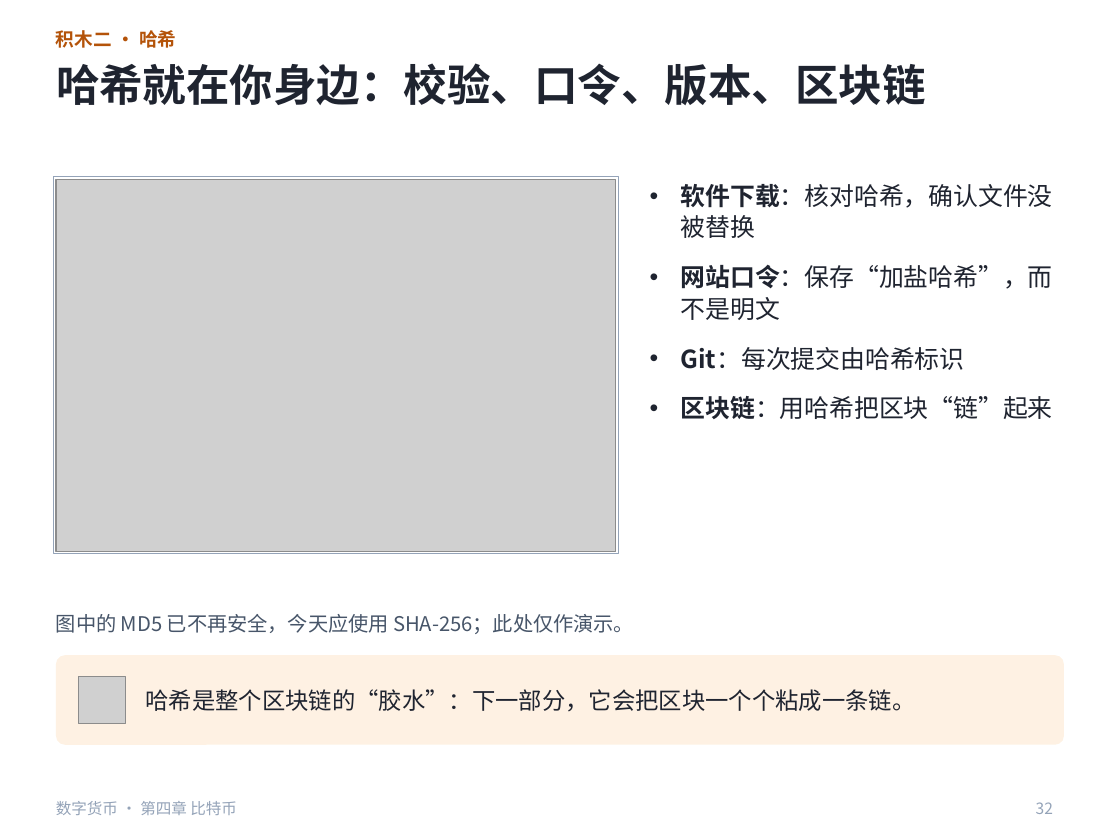
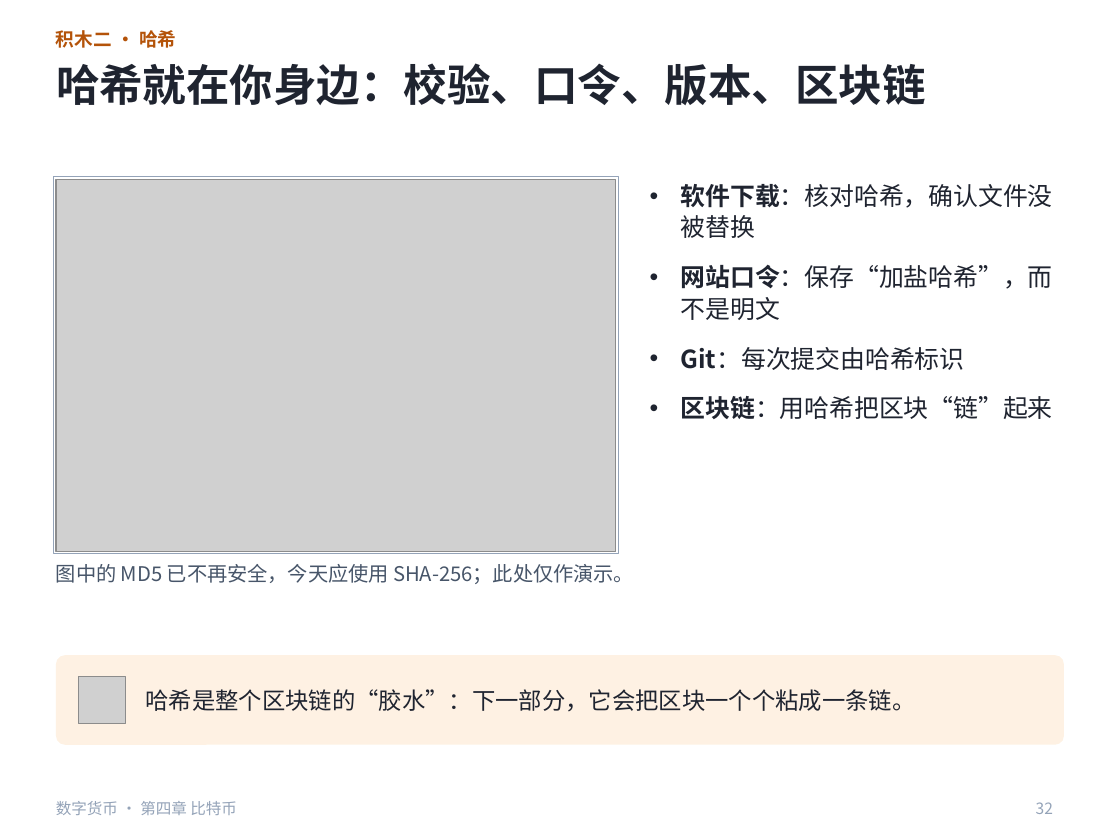
Before and after one commit to hkm500/ppt, a slide deck: slide 32 of 数字货币4_优化版.pptx. Drawn at 1120x840 pixels with LibreOffice and Linux fonts; fonts in the diff are those of the drawing; grey boxes stand for pictures. Boxes give left, top, right and bottom in pixels: in the first picture for what was removed or moved away, otherwise in the second. Text is boxed around its words. In the diff, an @@ line names an element or a change of style, - is before the commit and + after.

```diff
--- a/数字货币4_优化版.pptx
+++ b/数字货币4_优化版.pptx
@@ text "图中的 MD5 已不再安全，今天应使用 SHA-256；此处仅作演示。": place and size @@
-text "图中的 MD5 已不再安全，今天应使用 SHA-256；此处仅作演示。" at (56, 614, 634, 634)
+text "图中的 MD5 已不再安全，今天应使用 SHA-256；此处仅作演示。" at (56, 564, 634, 584)
```
Also in this commit, not shown: 15 other slides changed, 40 other files.
